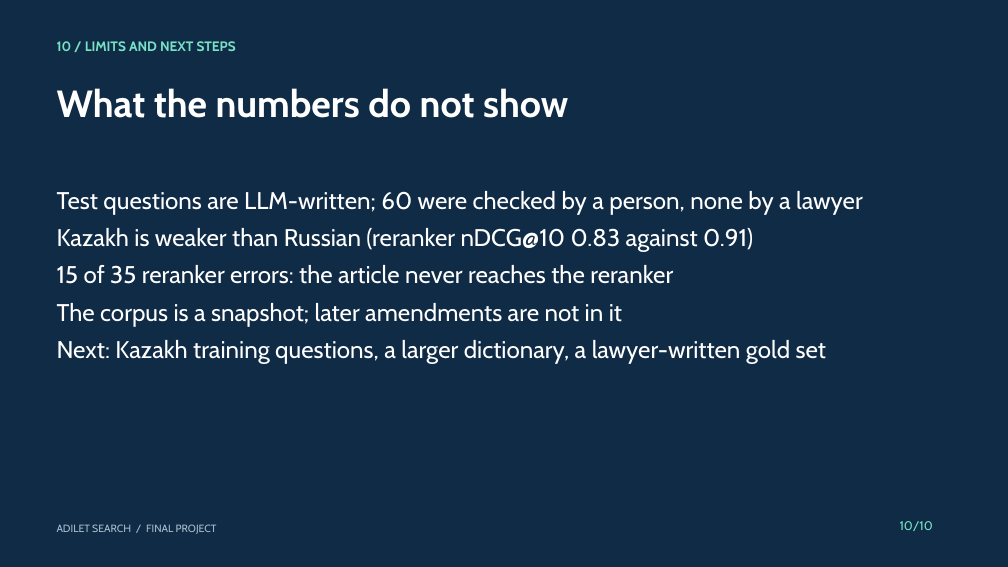
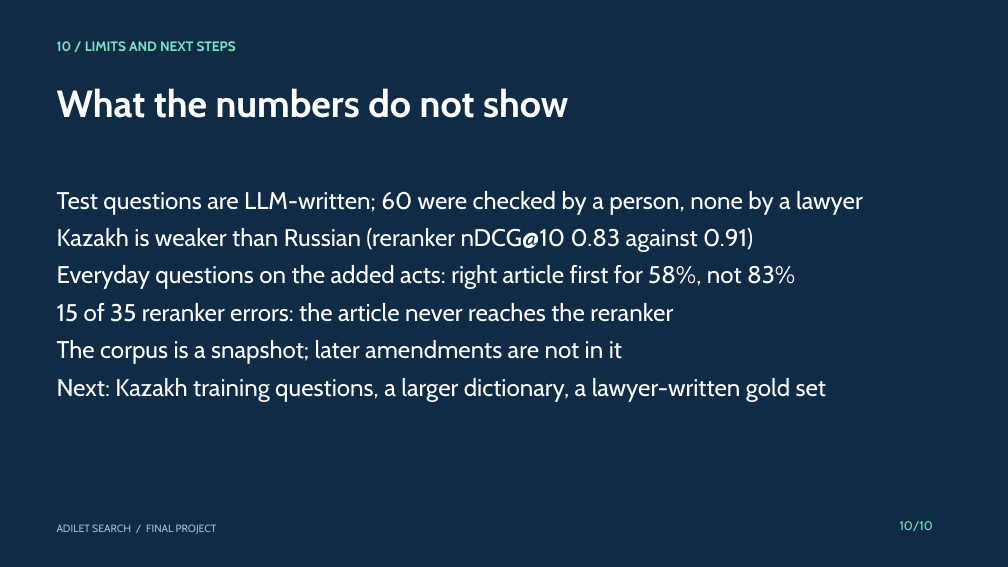
Before and after one commit to R0onen/adilet-search, a slide deck: slide 10 of docs/presentation/final_deck.pptx. Drawn at 1008x567 pixels with LibreOffice and Linux fonts; fonts in the diff are those of the drawing. Boxes give left, top, right and bottom in pixels: in the first picture for what was removed or moved away, otherwise in the second. Text is boxed around its words. In the diff, an @@ line names an element or a change of style, - is before the commit and + after.

Commit message:
docs: published reranker, everyday-question results, answer check with Kazakh, monitoring screenshot, deck

```diff
--- a/docs/presentation/final_deck.pptx
+++ b/docs/presentation/final_deck.pptx
@@ text at box(57, 265, 795, 289): paragraph added @@
+Everyday questions on the added acts: right article first for 58%, not 83%
```
Also in this commit, not shown: 2 other slides changed, 13 other files.
